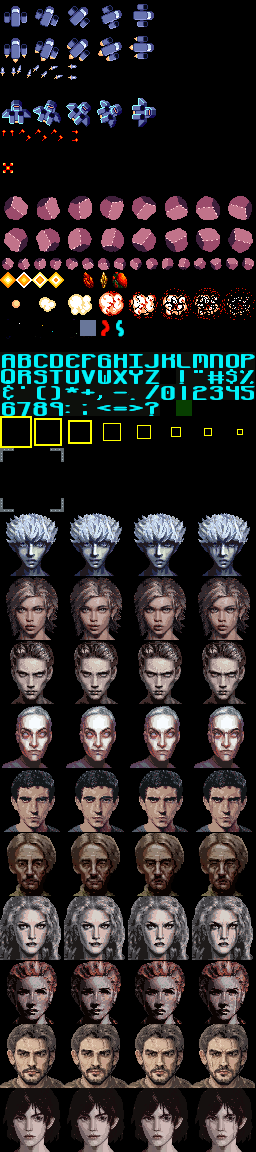
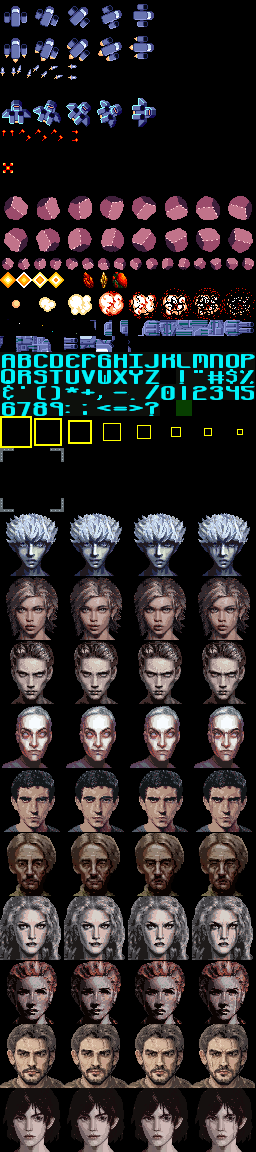
Layers edited between the first and the second 256 x 1152 image:
painted on "Background" over (0, 320, 254, 352)
